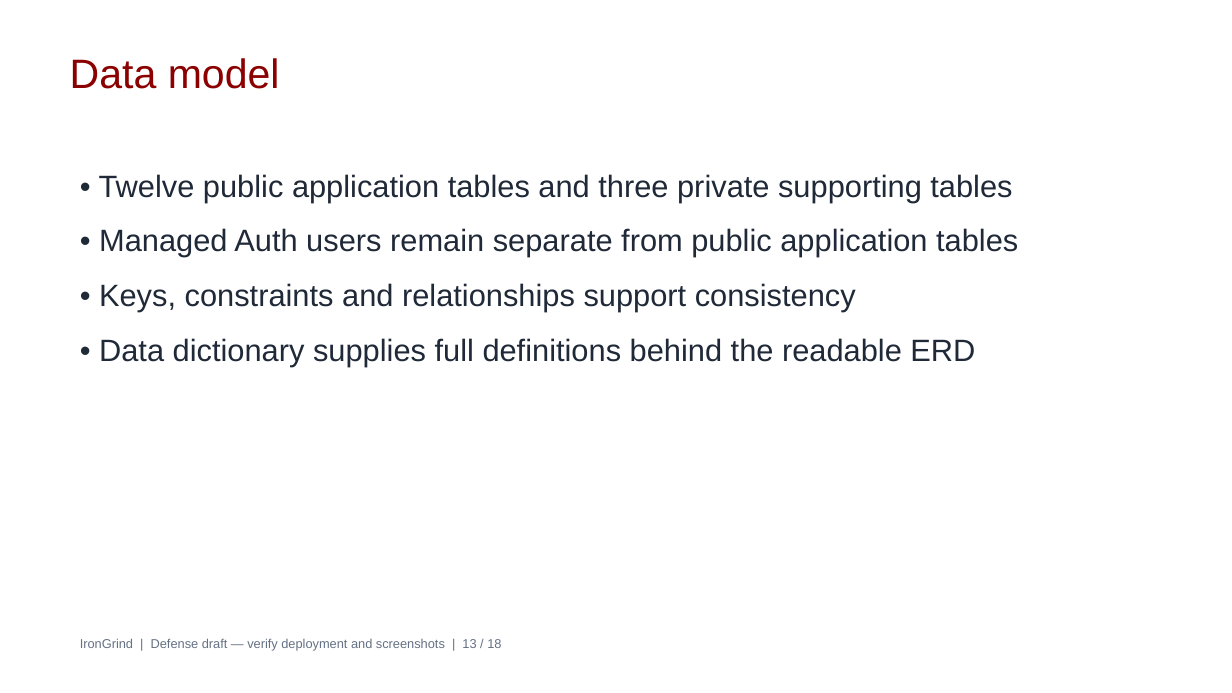
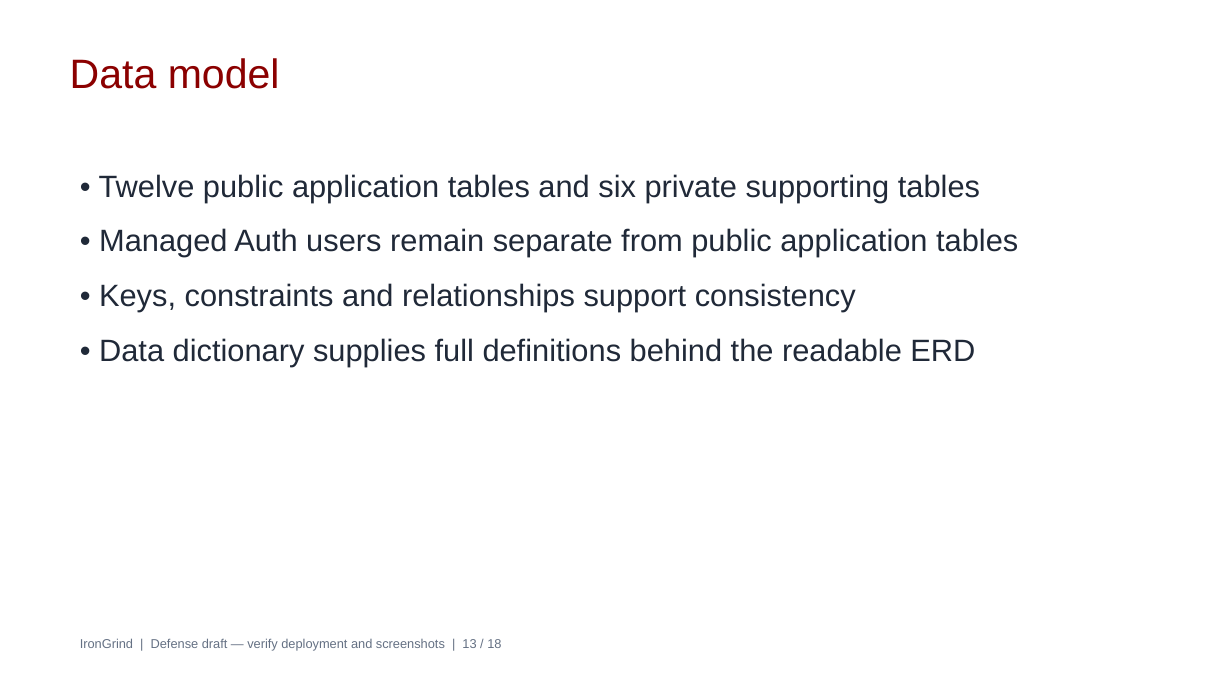
Before and after one commit to IronGrind/irongrind.github.io, a slide deck: slide 13 of Documentations/Defense/Capstone Presentation.pptx. Drawn at 1232x693 pixels with LibreOffice and Linux fonts; fonts in the diff are those of the drawing. Boxes give left, top, right and bottom in pixels: in the first picture for what was removed or moved away, otherwise in the second. Text is boxed around its words. In the diff, an @@ line names an element or a change of style, - is before the commit and + after.

```diff
--- a/Documentations/Defense/Capstone Presentation.pptx
+++ b/Documentations/Defense/Capstone Presentation.pptx
@@ text at (99,174,980,202): text changed @@
-• Twelve public application tables and three private supporting tables
+• Twelve public application tables and six private supporting tables
```
Also in this commit, not shown: 25 other files.
